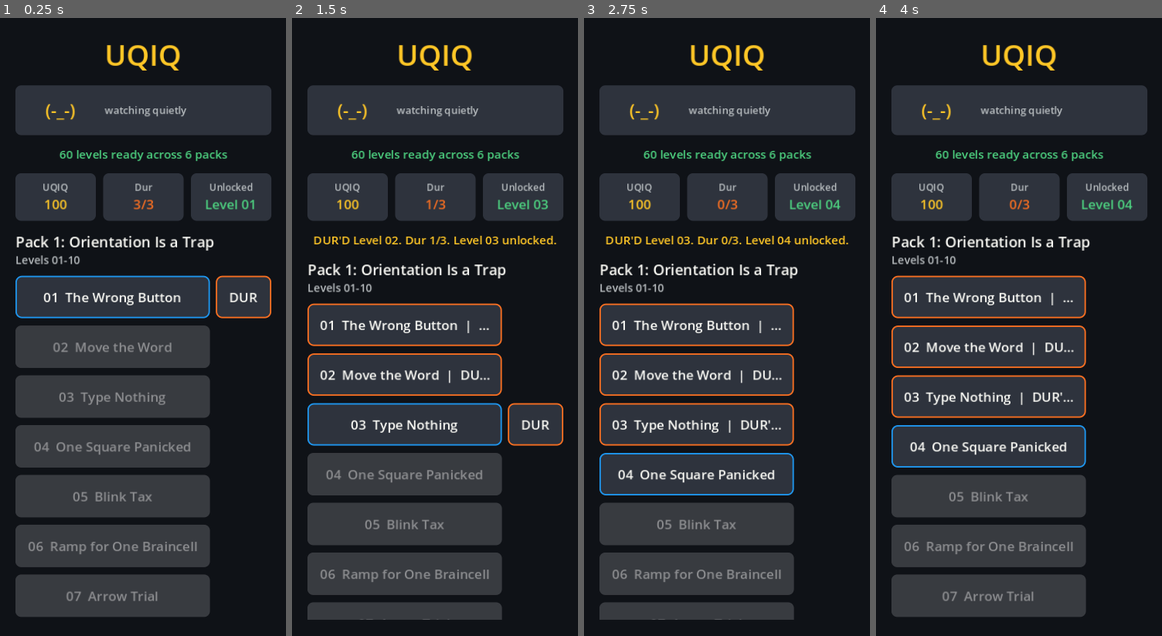
Above: before the commit, frames 1-4 (left to right).
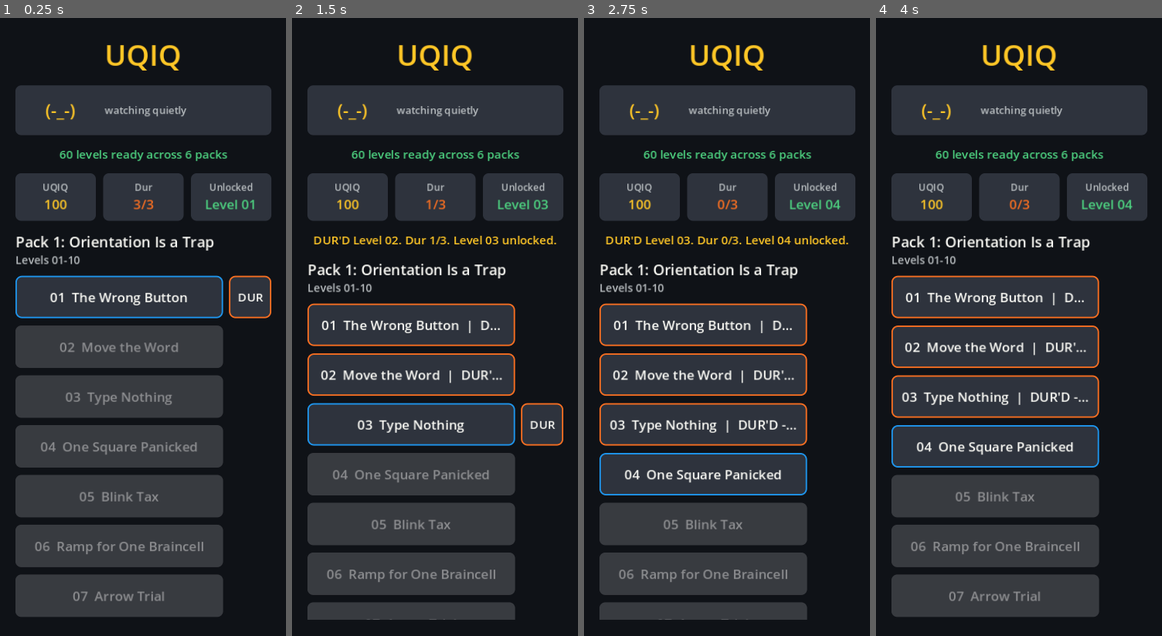
Above: after the commit, the same moments.

Repository: scwlkr/UQIQ
Game: Godot game, scene res://scenes/Main.tscn
Same seed, same stepped clock (60 frames per second), same inputs: the game is played once before the commit and once after it.
Inputs:
- Up to frame 1 (0.25 s): no input
- Up to frame 2 (1.5 s): click "DUR" at 0.5 s; click "DUR" at 1.25 s
- Up to frame 3 (2.75 s): click "DUR" at 2 s
- Up to frame 4 (4 s): click "01 The Wrong Button | DUR'D -…" at 2.75 s; click "<" at 3.5 s

The runs differ from the first frame. In frame 1, 5.2% of the frame differs, in the area x 10-93%, y 41-97%; in frame 2, 5.1%; in frame 3, 5.3%; in frame 4, 5.7%, in the area x 8-79%, y 41-97%.

Commit message:
Compact level list DUR action

Diff:
--- a/scripts/main.gd
+++ b/scripts/main.gd
@@ -404,14 +404,20 @@
 
 	var can_spend_dur := _is_supported_playable_level_spec(level) and _profile.can_spend_dur_token(level)
 	if can_spend_dur:
-		var dur_button := _make_button("DUR", COLOR_PANEL_ALT, Vector2(76, 58))
+		var dur_button := _make_button("DUR", COLOR_PANEL_ALT, Vector2(58, 58))
+		dur_button.add_theme_font_size_override("font_size", 16)
 		dur_button.size_flags_horizontal = Control.SIZE_SHRINK_END
 		_apply_button_frame(dur_button, COLOR_ORANGE)
+		for state in ["normal", "hover", "pressed", "disabled"]:
+			var stylebox := dur_button.get_theme_stylebox(state) as StyleBoxFlat
+			if stylebox != null:
+				stylebox.content_margin_left = 8
+				stylebox.content_margin_right = 8
 		dur_button.pressed.connect(Callable(self, "_handle_dur_level").bind(level))
 		row.add_child(dur_button)
 	else:
 		var dur_spacer := Control.new()
-		dur_spacer.custom_minimum_size = Vector2(76, 58)
+		dur_spacer.custom_minimum_size = Vector2(58, 58)
 		dur_spacer.size_flags_horizontal = Control.SIZE_SHRINK_END
 		row.add_child(dur_spacer)
 
--- a/scripts/verify_issue_7_pack_1_smoke.gd
+++ b/scripts/verify_issue_7_pack_1_smoke.gd
@@ -229,6 +229,13 @@
 		return
 	var dur_button := _find_dur_button(row)
 	if not _require(dur_button != null, "Level List should render a DUR button for Level %d." % level_number):
+		return
+	if not _require(dur_button.custom_minimum_size == Vector2(58, 58), "Level List DUR button should stay compact and square."):
+		return
+	if not _require(dur_button.get_theme_font_size("font_size") <= 16, "Level List compact DUR button should use a smaller label."):
+		return
+	var dur_stylebox := dur_button.get_theme_stylebox("normal") as StyleBoxFlat
+	if not _require(dur_stylebox != null and dur_stylebox.content_margin_left <= 8 and dur_stylebox.content_margin_right <= 8, "Level List compact DUR button should keep enough text room."):
 		return
 	if not _require(not dur_button.disabled, "Level List should allow Dur Token spend on unlocked incomplete Level %d." % level_number):
 		return
Binary file changed: docs/app-store/screenshots/01_level_list.png
